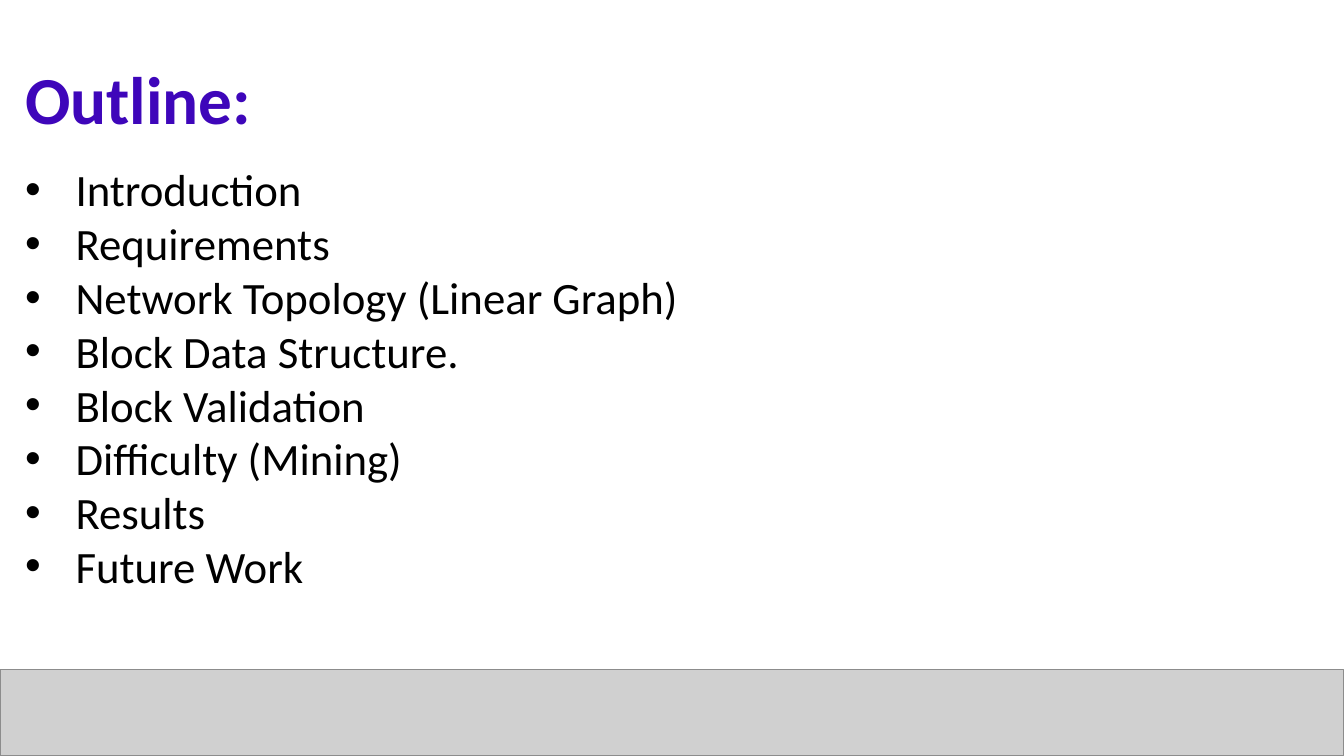
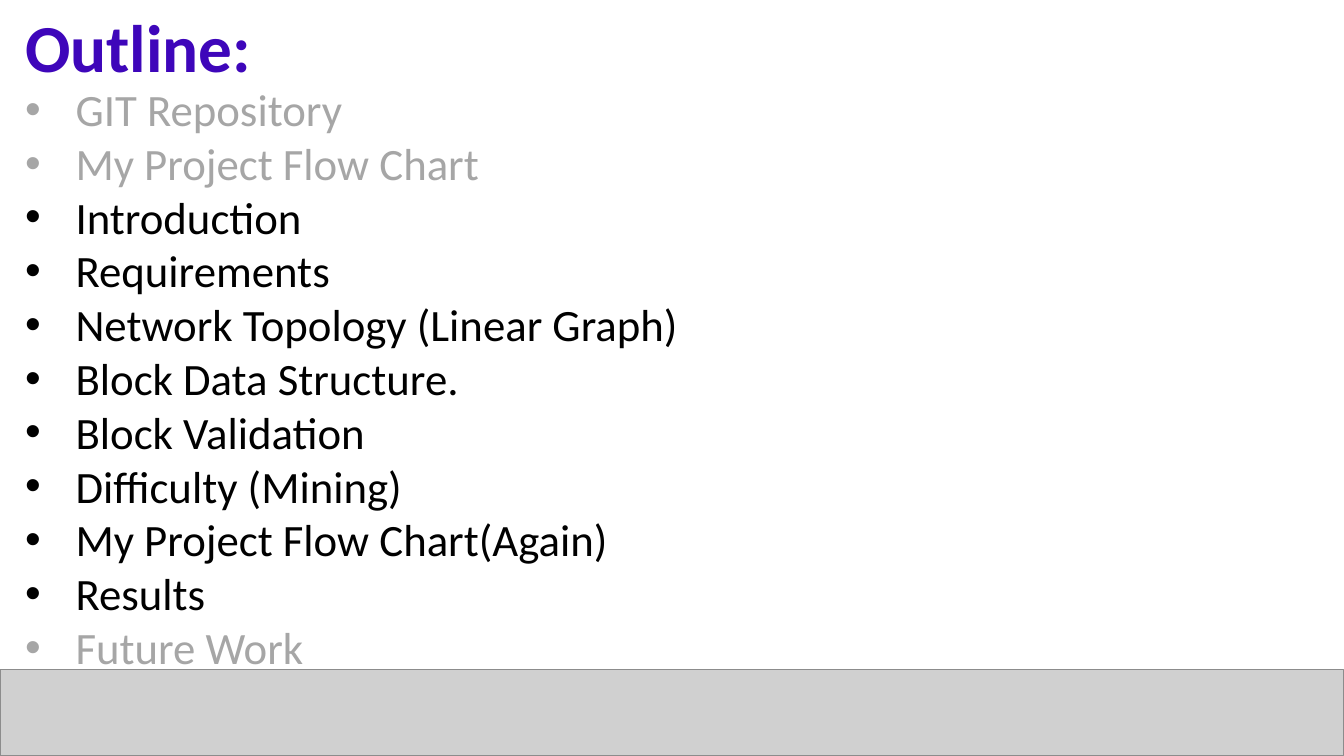
Before and after one commit to naveentiragati/bcs, a slide deck: slide 2 of EXCRED.pptx. Drawn at 1344x756 pixels with LibreOffice and Linux fonts; fonts in the diff are those of the drawing; grey boxes stand for pictures. Boxes give left, top, right and bottom in pixels: in the first picture for what was removed or moved away, otherwise in the second. Text is boxed around its words. In the diff, an @@ line names an element or a change of style, - is before the commit and + after.

```diff
--- a/EXCRED.pptx
+++ b/EXCRED.pptx
@@ text "Outline:": place and size @@
-text "Outline:" at bbox=[25, 77, 251, 125]
+text "Outline:" at bbox=[25, 25, 251, 73]
@@ text "GIT Repository": place and size @@
-text "GIT Repository" at bbox=[76, 175, 677, 584]
+text "GIT Repository" at bbox=[76, 95, 677, 676]
@@ text at bbox=[76, 95, 478, 188]: paragraphs added @@
+• GIT Repository
+• My Project Flow Chart
@@ text at bbox=[76, 523, 607, 564]: paragraph added @@
+• My Project Flow Chart(Again)
@@ text at bbox=[76, 633, 304, 676]: text colour #000000 to #A6A6A6 in "Future Work" @@
```
Also in this commit, not shown: 4 other slides changed, 5 slides added, 2 slides removed, 1 other file.
